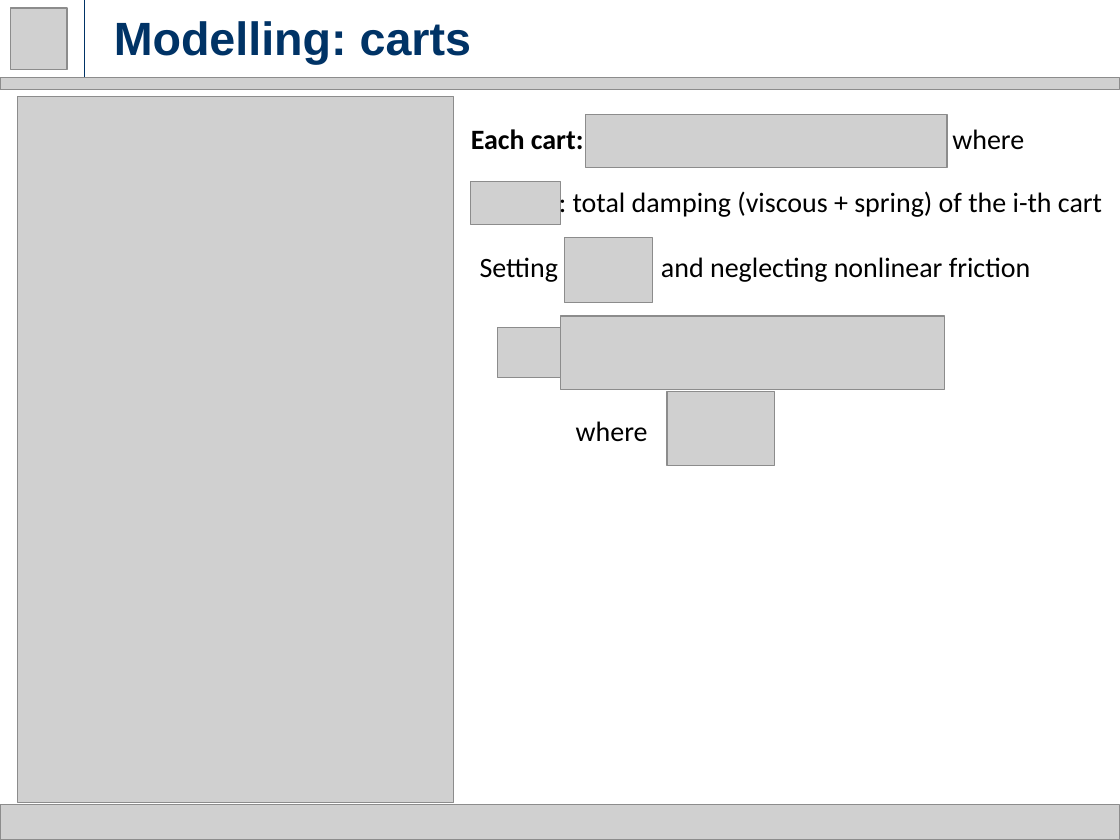
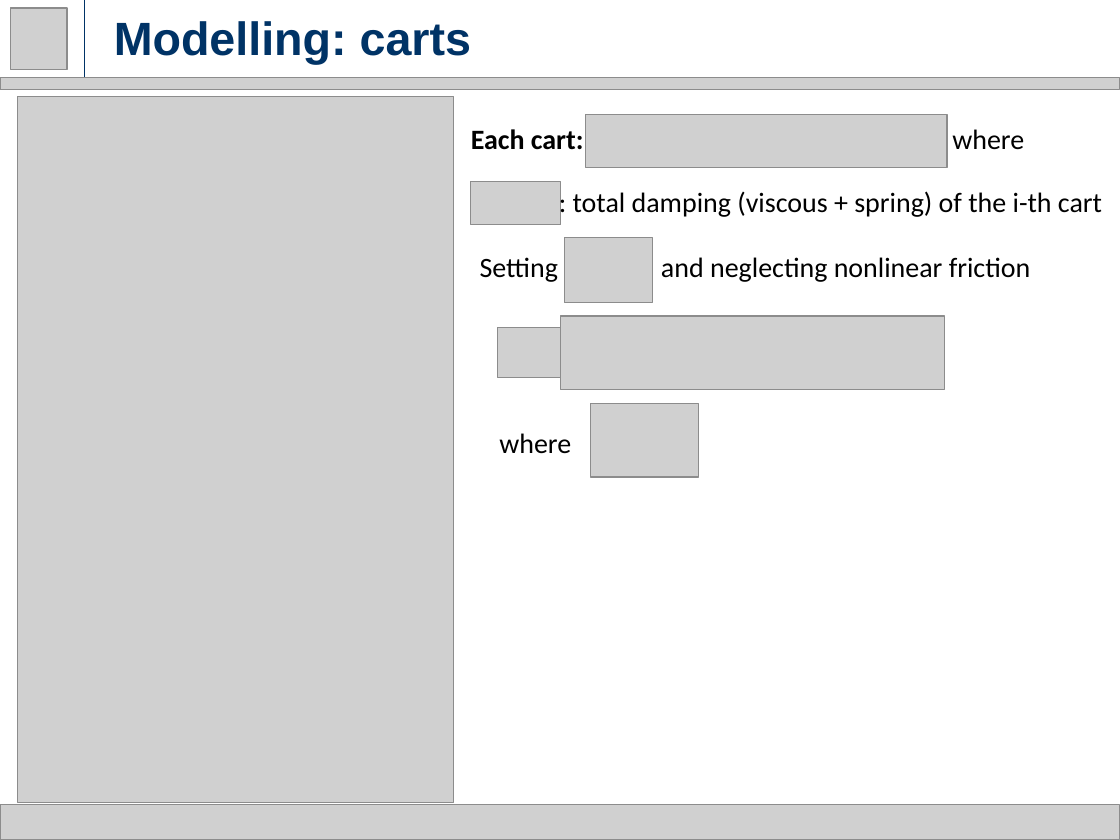
Before and after one commit to rssalessio/Control-Linear-Vibrations, a slide deck: slide 8 of finalPresentation/Part 1/Part1.pptx. Drawn at 1120x840 pixels with LibreOffice and Linux fonts; fonts in the diff are those of the drawing; grey boxes stand for pictures. Boxes give left, top, right and bottom in pixels: in the first picture for what was removed or moved away, otherwise in the second. Text is boxed around its words. In the diff, an @@ line names an element or a change of style, - is before the commit and + after.

```diff
--- a/finalPresentation/Part 1/Part1.pptx
+++ b/finalPresentation/Part 1/Part1.pptx
@@ picture added at [590,403,698,477] @@
@@ picture removed at [668,392,775,466] @@
@@ text "where": place and size @@
-text "where" at [576,421,648,442]
+text "where" at [499,433,571,454]
```
Also in this commit, not shown: 7 other slides changed.
